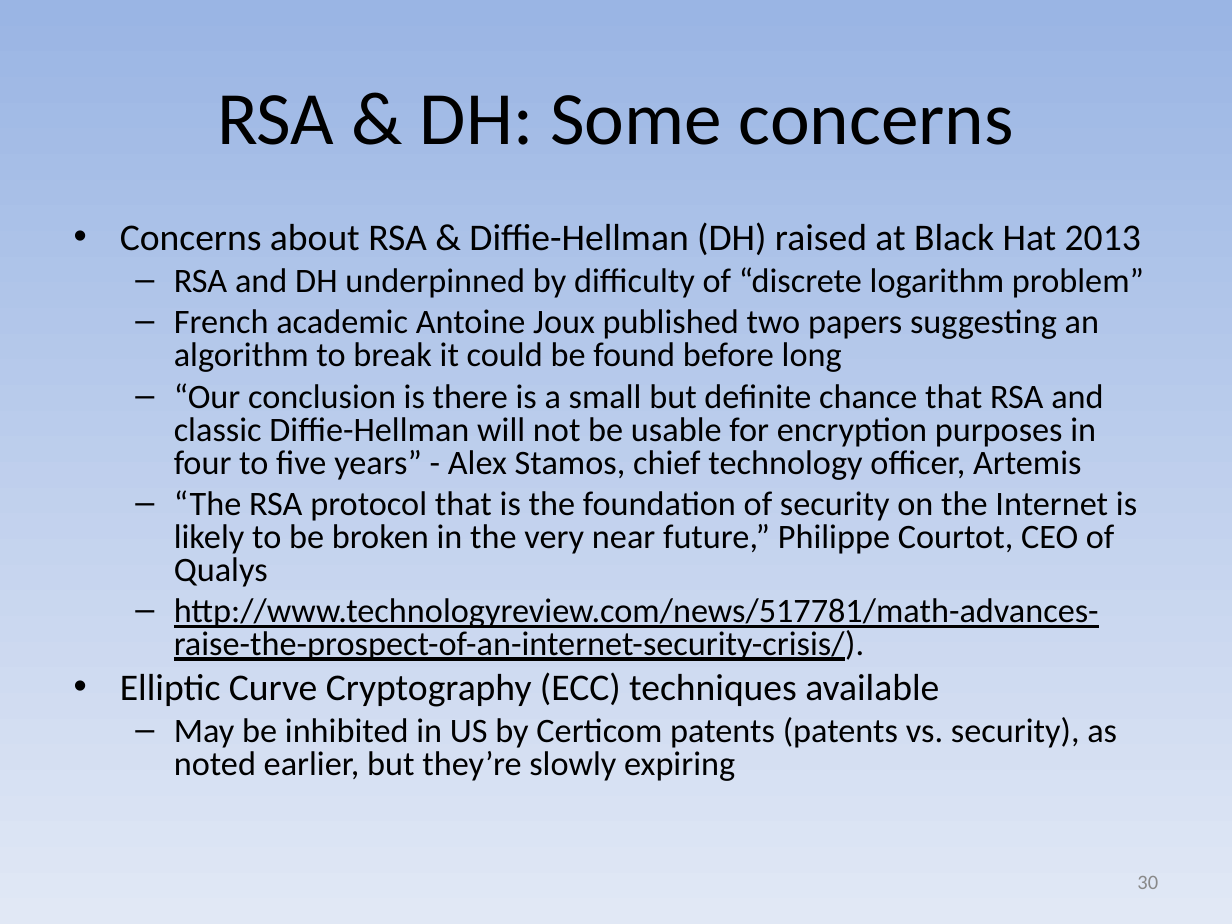
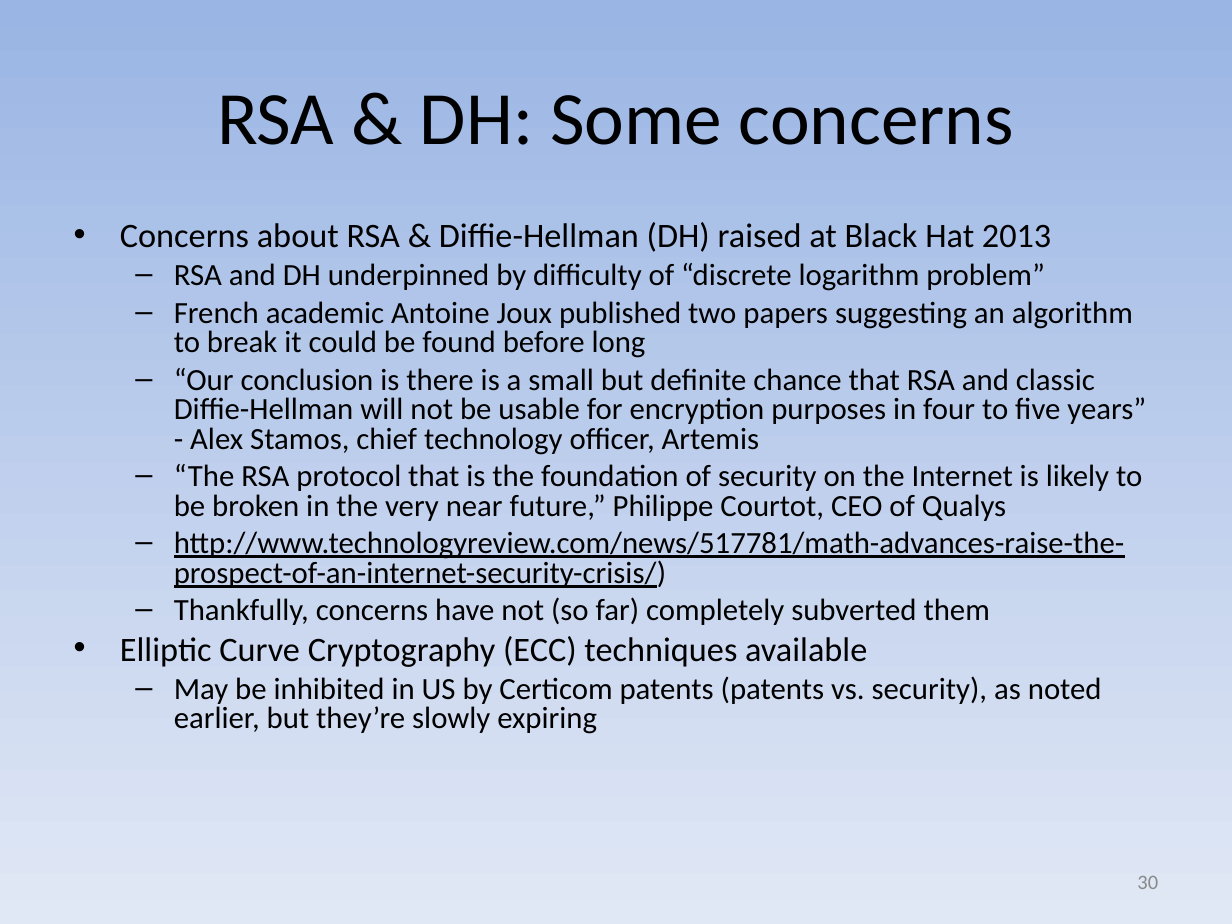
Before and after one commit to david-a-wheeler/david-a-wheeler.github.io, a slide deck: slide 30 of secure-class/presentations/Secure-Software-7-Cryptography.ppt. Drawn at 1232x924 pixels with LibreOffice and Linux fonts; fonts in the diff are those of the drawing. Boxes give left, top, right and bottom in pixels: in the first picture for what was removed or moved away, otherwise in the second. Text is boxed around its words. In the diff, an @@ line names an element or a change of style, - is before the commit and + after.

Commit message:
Update Crypto slides

```diff
--- a/secure-class/presentations/Secure-Software-7-Cryptography.ppt
+++ b/secure-class/presentations/Secure-Software-7-Cryptography.ppt
@@ text at box(120, 222, 1146, 734): size 22 to 20 pt in "Concerns about RSA & Diffie-Hellman (DH) raised ...", "Elliptic Curve Cryptography (ECC) techniques available"; size 20 to 18 pt in "RSA and DH underpinned by difficulty of ...", "French academic Antoine Joux published two papers ...", "“Our conclusion is there is a small ...", "“The RSA protocol that is the foundation ..." and 1 more places @@
@@ text at box(174, 531, 1125, 625): text changed; size 20 to 18 pt @@
-  – http://www.technologyreview.com/news/517781/math-advances-raise-the-prospect-of-an-internet-security-crisis/).
+  – http://www.technologyreview.com/news/517781/math-advances-raise-the-prospect-of-an-internet-security-crisis/)
+  – Thankfully, concerns have not (so far) completely subverted them
```
Also in this commit, not shown: 8 other slides changed, 3 slides added, 1 other file.
